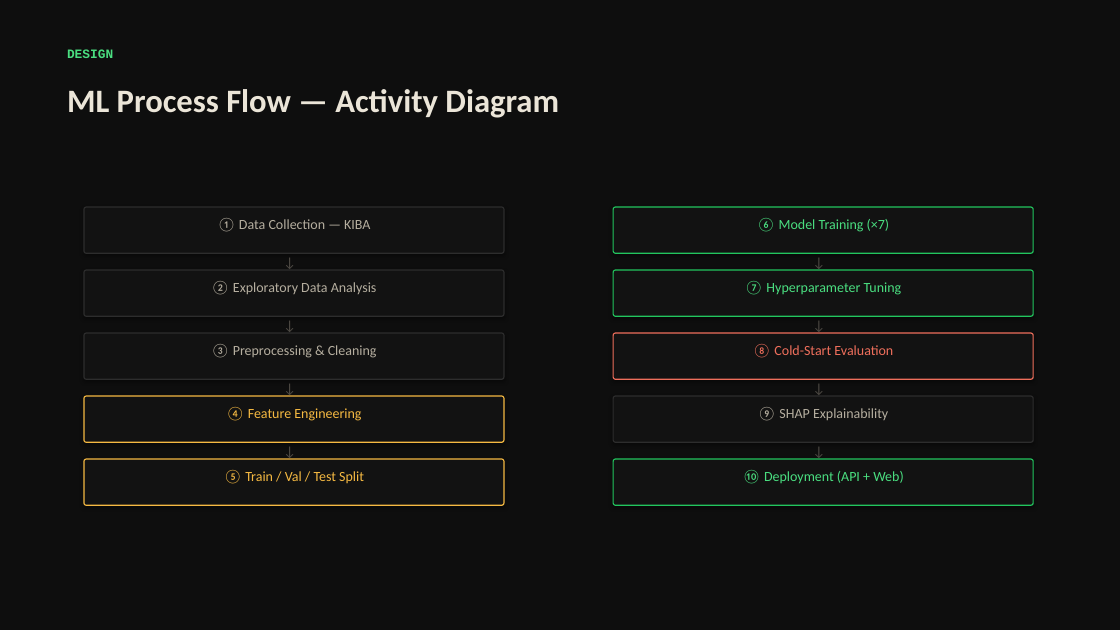
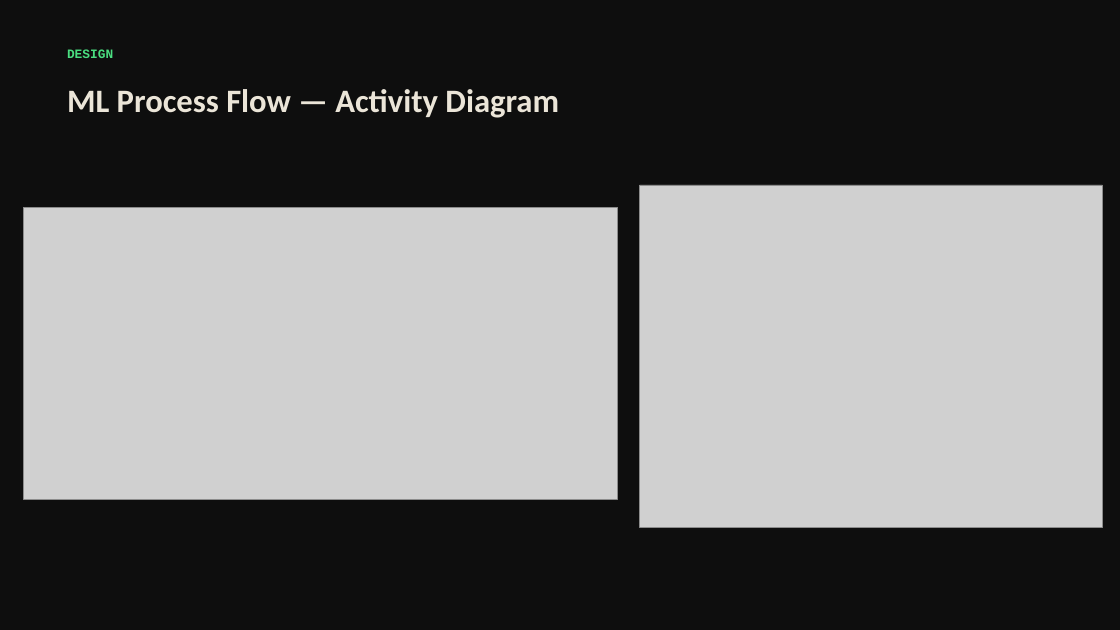
Before and after one commit to uselessbruh-stack/Pharmalens, a slide deck: slide 12 of PharmaLens_Presentation.pptx (slide 10 before the commit). Drawn at 1120x630 pixels with LibreOffice and Linux fonts; fonts in the diff are those of the drawing; grey boxes stand for pictures. Boxes give left, top, right and bottom in pixels: in the first picture for what was removed or moved away, otherwise in the second. Text is boxed around its words. In the diff, an @@ line names an element or a change of style, - is before the commit and + after.

```diff
--- a/PharmaLens_Presentation.pptx
+++ b/PharmaLens_Presentation.pptx
@@ picture added at [24,208,618,500] @@
@@ rounded rectangle removed at [84,208,504,254] @@
@@ rounded rectangle removed at [613,208,1033,254] @@
@@ picture added at [639,185,1102,527] @@
@@ text removed at [217,218,370,232] @@
-① Data Collection — KIBA
@@ text removed at [757,218,890,232] @@
-⑥ Model Training (×7)
@@ text removed at [269,250,311,266] @@
-↓
@@ text removed at [798,250,840,266] @@
-↓
@@ rounded rectangle removed at [84,271,504,317] @@
@@ text removed at [211,281,377,295] @@
-② Exploratory Data Analysis
@@ rounded rectangle removed at [613,271,1033,317] @@
@@ text removed at [745,281,902,295] @@
-⑦ Hyperparameter Tuning
@@ text removed at [269,313,311,329] @@
-↓
@@ text removed at [798,313,840,329] @@
-↓
@@ rounded rectangle removed at [84,334,504,380] @@
@@ text removed at [211,344,377,358] @@
-③ Preprocessing & Cleaning
@@ rounded rectangle removed at [613,334,1033,380] @@
@@ text removed at [753,344,893,358] @@
-⑧ Cold-Start Evaluation
@@ text removed at [269,376,311,392] @@
-↓
@@ text removed at [798,376,840,392] @@
-↓
@@ rounded rectangle removed at [84,397,504,443] @@
@@ text removed at [226,407,361,421] @@
-④ Feature Engineering
@@ rounded rectangle removed at [613,397,1033,443] @@
@@ text removed at [758,407,888,421] @@
-⑨ SHAP Explainability
@@ text removed at [269,439,311,455] @@
-↓
@@ text removed at [798,439,840,455] @@
-↓
@@ rounded rectangle removed at [84,460,504,506] @@
@@ text removed at [224,470,364,484] @@
-⑤ Train / Val / Test Split
@@ rounded rectangle removed at [613,460,1033,506] @@
@@ text removed at [742,470,903,484] @@
-⑩ Deployment (API + Web)
```
Also in this commit, not shown: 4 other slides changed, 3 slides added, 1 slide removed, 11 other files.
